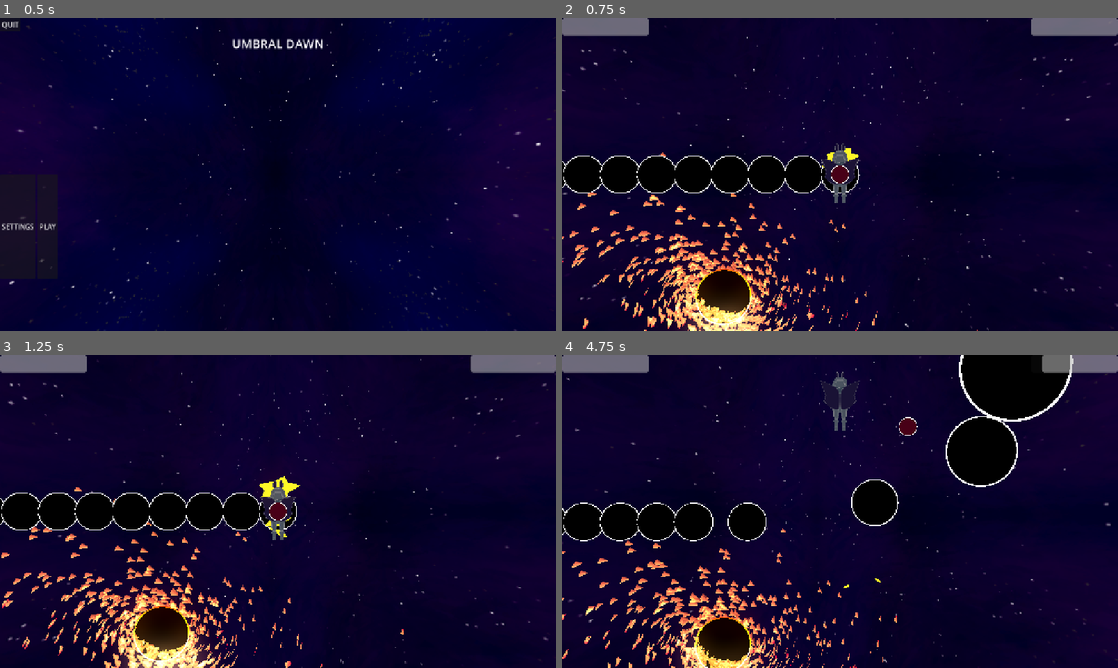
Above: before the commit, frames 1-4 (two rows, left to right).
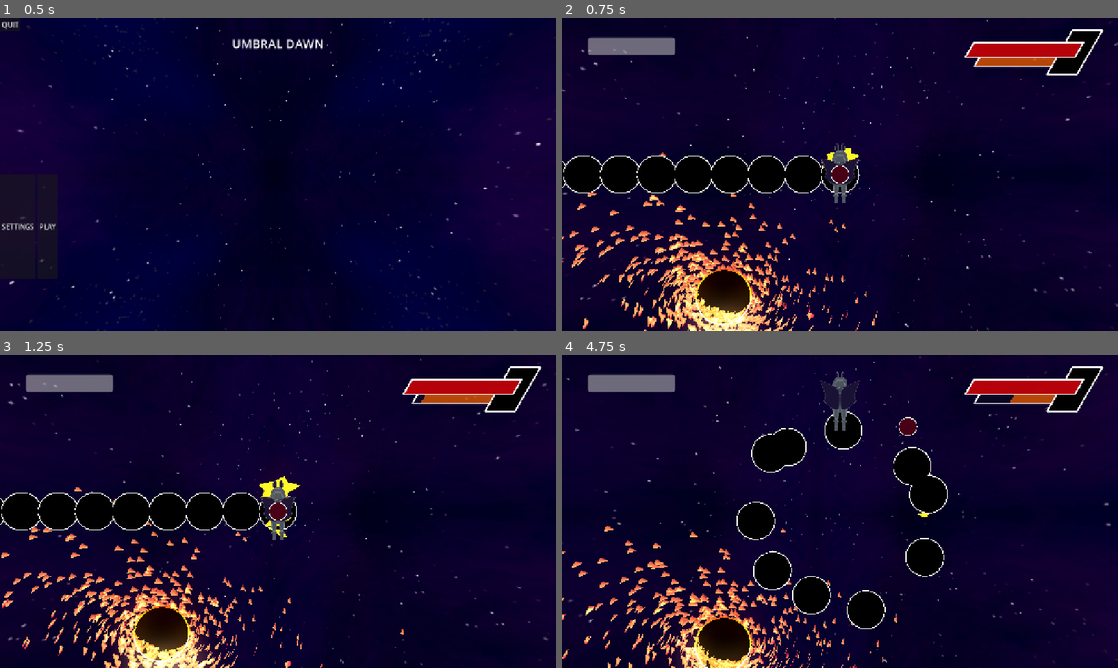
Above: after the commit, the same moments.

Repository: thomaskareka/csce552-3d
Game: Godot game, scene res://scenes/MainMenu.tscn
Two runs of this game, one before a commit and one after it. Both use one fixed random seed, a clock stepped at 60 frames per second and the inputs below.
Inputs (mouse positions are in pixels of both pictures, inside the frame that each line leads up to):
- Up to frame 1 (0.5 s): no input
- Up to frame 2 (0.75 s): click "PLAY" at 0.5 s
- Up to frame 3 (1.25 s): no input
- Up to frame 4 (4.75 s): move the mouse to (867, 511) at 1.27 s; press the mouse at (867, 511) at 1.28 s; hold W (move_up) from 1.28 s (still down); move the mouse to (812, 511) at 2.02 s; release the mouse at (812, 511) at 2.03 s; right-click (812, 511) at 2.1 s; move the mouse to (851, 505) at 2.77 s; press the mouse at (851, 505) at 2.78 s; move the mouse to (834, 517) at 3.52 s; release the mouse at (834, 517) at 3.53 s; right-click (834, 517) at 3.6 s; move the mouse to (878, 514) at 4.27 s; press the mouse at (878, 514) at 4.28 s

Frame 1 is identical in both runs. In frame 2, 4.7% of the frame differs, in the area x 0-100%, y 0-19%; in frame 3, 4.7%; in frame 4, 19%, in the area x 0-100%, y 0-88%.

Commit message:
boss health bar and proper phases

Diff:
--- a/components/ai/states/attacks/snake_path/path_follower.gd
+++ b/components/ai/states/attacks/snake_path/path_follower.gd
@@ -29,6 +29,8 @@
 func tick(delta: float) -> void:
 	move_head(delta)
 	update_followers(delta)
+
+	super.tick(delta)
 
 func move_head(delta: float) -> void:
 	var curve := path.curve
--- /dev/null
+++ b/components/gameplay/PhasedHealthSystem.tscn
@@ -0,0 +1,6 @@
+[gd_scene load_steps=2 format=3 uid="uid://dwu0p0p7l2dcy"]
+
+[ext_resource type="Script" uid="uid://ctwd6010krt0d" path="res://components/gameplay/phased_health_system.gd" id="1_vnbrh"]
+
+[node name="HealthSystem" type="Node" groups=["health_system"]]
+script = ExtResource("1_vnbrh")
--- a/components/gameplay/gameplay_gui_manager.gd
+++ b/components/gameplay/gameplay_gui_manager.gd
@@ -1,13 +1,14 @@
 extends Control
 class_name GameplayGUI
 
-@onready var player_hp_bar: ProgressBar = $HBoxContainer/PlayerHPBar
-@onready var boss_hp_bar: ProgressBar = $HBoxContainer/EnemyHPBar
+@onready var player_hp_bar: ProgressBar = $PlayerHPBar
+@onready var boss_hp_bar: PhasedHealthBar = $PhasedHealthBar
 
-func change_hp_bar(hp, max, type: HealthSystem.EntityType):
-	var target_bar = boss_hp_bar
-	if type == HealthSystem.EntityType.PLAYER:
-		target_bar = player_hp_bar
+func change_hp_bar(hp, max, type: HealthSystem.EntityType, phase: int = 0):
+	if type == HealthSystem.EntityType.BOSS:
+		boss_hp_bar.change_hp_bar(hp, max, phase)
+		return
 
+	var target_bar = player_hp_bar
 	target_bar.max_value = max
 	target_bar.value = hp
--- a/components/gameplay/health_system.gd
+++ b/components/gameplay/health_system.gd
@@ -10,7 +10,7 @@
 
 var current_health := max_health
 
-signal health_changed(current: int, max: int, type: EntityType)
+signal health_changed(current: int, max: int, type: EntityType, phase: int)
 signal died(type: EntityType)
 
 func _ready() -> void:
--- /dev/null
+++ b/components/gameplay/phased_health_system.gd
@@ -0,0 +1,21 @@
+extends HealthSystem
+class_name PhasedHealthSystem
+
+@export var phase_count = 3;
+var current_phase = 1;
+
+
+func take_damage(amount: int):
+	current_health = max(current_health - amount, 0)
+
+	if current_health == 0:
+		current_phase += 1
+		current_health = max_health
+
+		if current_phase > phase_count:
+			died.emit(entity_type)
+
+		var boss: EnemyAI = get_parent()
+		boss.phase = current_phase
+
+	health_changed.emit(current_health, max_health, entity_type, current_phase)
--- /dev/null
+++ b/components/gui/PhasedHealthBar.tscn
@@ -0,0 +1,62 @@
+[gd_scene load_steps=8 format=3 uid="uid://bp2oex3c71egl"]
+
+[ext_resource type="Texture2D" uid="uid://dcaqil1iop6xy" path="res://assets/boss_healthbar.png" id="1_51l6s"]
+[ext_resource type="Script" uid="uid://d3uurx3wetx5f" path="res://components/gui/phased_health_bar.gd" id="1_ocrqa"]
+[ext_resource type="Material" uid="uid://cl1e426ibhtcw" path="res://components/gui/SkewedHealthBar.tres" id="2_51l6s"]
+[ext_resource type="Shader" uid="uid://bxo5qt2c2wwhc" path="res://components/gui/SkewedHealthBar.gdshader" id="2_ocrqa"]
+
+[sub_resource type="ShaderMaterial" id="ShaderMaterial_sqw7b"]
+shader = ExtResource("2_ocrqa")
+shader_parameter/skew_pixels = -45.0
+
+[sub_resource type="StyleBoxFlat" id="StyleBoxFlat_n7bng"]
+bg_color = Color(0.9843137, 0, 0, 0.7058824)
+corner_detail = 6
+
+[sub_resource type="StyleBoxFlat" id="StyleBoxFlat_51l6s"]
+bg_color = Color(0.9843137, 0.3764706, 0, 0.7058824)
+corner_detail = 6
+
+[node name="PhasedHealthBar" type="Control"]
+clip_contents = true
+layout_mode = 3
+anchors_preset = 15
+anchor_right = 1.0
+anchor_bottom = 1.0
+offset_right = -636.0
+offset_bottom = -502.0
+grow_horizontal = 2
+grow_vertical = 2
+scale = Vector2(0.5, 0.5)
+script = ExtResource("1_ocrqa")
+
+[node name="PhaseBar" type="ProgressBar" parent="."]
+material = SubResource("ShaderMaterial_sqw7b")
+layout_mode = 0
+offset_left = 26.0
+offset_top = 60.0
+offset_right = 528.0
+offset_bottom = 132.0
+theme_override_styles/fill = SubResource("StyleBoxFlat_n7bng")
+value = 100.0
+fill_mode = 1
+show_percentage = false
+
+[node name="HPBar" type="ProgressBar" parent="."]
+material = ExtResource("2_51l6s")
+layout_mode = 0
+offset_left = 59.0
+offset_top = 133.0
+offset_right = 410.0
+offset_bottom = 167.0
+theme_override_styles/fill = SubResource("StyleBoxFlat_51l6s")
+value = 100.0
+fill_mode = 1
+show_percentage = false
+
+[node name="TextureRect" type="TextureRect" parent="."]
+layout_mode = 0
+offset_right = 638.0
+offset_bottom = 213.0
+texture = ExtResource("1_51l6s")
+expand_mode = 2
--- /dev/null
+++ b/components/gui/SkewedHealthBar.gdshader
@@ -0,0 +1,8 @@
+shader_type canvas_item;
+render_mode blend_mix;
+
+uniform float skew_pixels = 40.0;
+
+void vertex() {
+	VERTEX.x += (UV.y - 0.5) * skew_pixels;
+}
--- /dev/null
+++ b/components/gui/SkewedHealthBar.tres
@@ -0,0 +1,7 @@
+[gd_resource type="ShaderMaterial" load_steps=2 format=3 uid="uid://cl1e426ibhtcw"]
+
+[ext_resource type="Shader" uid="uid://bxo5qt2c2wwhc" path="res://components/gui/SkewedHealthBar.gdshader" id="1_nisqc"]
+
+[resource]
+shader = ExtResource("1_nisqc")
+shader_parameter/skew_pixels = -20.0
--- /dev/null
+++ b/components/gui/phased_health_bar.gd
@@ -0,0 +1,16 @@
+extends Control
+class_name PhasedHealthBar
+@onready var hp_bar: ProgressBar = $HPBar
+@onready var phase_bar: ProgressBar = $PhaseBar
+
+var current_phase = 1;
+@export var max_phases = 3;
+
+func change_hp_bar(hp, max, phase):
+	hp_bar.max_value = max
+	hp_bar.value = hp
+
+	if phase > current_phase:
+		current_phase = phase
+		phase_bar.max_value = max_phases
+		phase_bar.value = max_phases + 1 - current_phase
--- a/components/scene_managers/gameplay_manager.gd
+++ b/components/scene_managers/gameplay_manager.gd
@@ -67,9 +67,9 @@
 	boss.set_self_bounds(boss_bounds)
 	boss.camera = camera
 
-func _on_entity_hp_changed(current: int, max: int, type: HealthSystem.EntityType):
+func _on_entity_hp_changed(current: int, max: int, type: HealthSystem.EntityType, phase: int = 0):
 	if not (type == HealthSystem.EntityType.ENEMY):
-		gameplay_gui.change_hp_bar(current, max, type)
+		gameplay_gui.change_hp_bar(current, max, type, phase)
 
 func _on_entity_died(type: HealthSystem.EntityType):
 	if type == HealthSystem.EntityType.BOSS:
--- a/objects/boss01/Boss01.tscn
+++ b/objects/boss01/Boss01.tscn
@@ -1,7 +1,6 @@
 [gd_scene load_steps=25 format=3 uid="uid://bij33rgmt2n2h"]
 
 [ext_resource type="Script" uid="uid://bl3vojitachid" path="res://components/ai/blob_ai.gd" id="1_hgrkj"]
-[ext_resource type="PackedScene" uid="uid://1hoyngcpgbsi" path="res://components/gameplay/HealthSystem.tscn" id="2_0t087"]
 [ext_resource type="PackedScene" uid="uid://f7uiqvdwatqk" path="res://components/ai/StateMachine.tscn" id="2_nnc8w"]
 [ext_resource type="Script" uid="uid://be4t8sbipsmoi" path="res://components/ai/state_requirement.gd" id="2_ntavk"]
 [ext_resource type="PackedScene" uid="uid://xvs1lencgiw4" path="res://components/ai/states/blobs/CircleIdle.tscn" id="3_nnc8w"]
@@ -14,6 +13,7 @@
 [ext_resource type="PackedScene" uid="uid://dfdetqwvenpal" path="res://components/ai/states/attacks/dvd/DVDBounce.tscn" id="10_tv0l8"]
 [ext_resource type="PackedScene" uid="uid://15meo2v66wk2" path="res://components/ai/states/attacks/dvd/DVDBounceHard.tscn" id="11_tv0l8"]
 [ext_resource type="PackedScene" uid="uid://wngbkq4cc163" path="res://components/ai/states/attacks/snake_path/SnakePath.tscn" id="12_457ov"]
+[ext_resource type="PackedScene" uid="uid://dwu0p0p7l2dcy" path="res://components/gameplay/PhasedHealthSystem.tscn" id="13_457ov"]
 
 [sub_resource type="Resource" id="Resource_457ov"]
 script = ExtResource("2_ntavk")
@@ -24,36 +24,47 @@
 [sub_resource type="Resource" id="Resource_kj51s"]
 script = ExtResource("2_ntavk")
 scene = ExtResource("10_tv0l8")
-max_phase = 3
+max_phase = 2
 metadata/_custom_type_script = "uid://be4t8sbipsmoi"
 
 [sub_resource type="Resource" id="Resource_socd8"]
 script = ExtResource("2_ntavk")
 scene = ExtResource("11_tv0l8")
+min_phase = 2
 max_phase = 3
 metadata/_custom_type_script = "uid://be4t8sbipsmoi"
 
 [sub_resource type="Resource" id="Resource_ay7u0"]
 script = ExtResource("2_ntavk")
 scene = ExtResource("6_5gcq7")
-max_phase = 3
+max_phase = 1
 metadata/_custom_type_script = "uid://be4t8sbipsmoi"
 
 [sub_resource type="Resource" id="Resource_xo1di"]
 script = ExtResource("2_ntavk")
 scene = ExtResource("7_0dtui")
+min_phase = 2
 max_phase = 3
 metadata/_custom_type_script = "uid://be4t8sbipsmoi"
 
 [sub_resource type="Resource" id="Resource_0t087"]
 script = ExtResource("2_ntavk")
 scene = ExtResource("9_6onux")
+min_phase = 2
 max_phase = 3
 metadata/_custom_type_script = "uid://be4t8sbipsmoi"
 
 [sub_resource type="Resource" id="Resource_tv0l8"]
 script = ExtResource("2_ntavk")
 scene = ExtResource("4_qnv2c")
+min_phase = 2
+max_phase = 3
+metadata/_custom_type_script = "uid://be4t8sbipsmoi"
+
+[sub_resource type="Resource" id="Resource_2nllq"]
+script = ExtResource("2_ntavk")
+scene = ExtResource("12_457ov")
+min_phase = 3
 max_phase = 3
 metadata/_custom_type_script = "uid://be4t8sbipsmoi"
 
@@ -66,12 +77,6 @@
 [sub_resource type="Resource" id="Resource_6onux"]
 script = ExtResource("2_ntavk")
 scene = ExtResource("8_ntavk")
-max_phase = 3
-metadata/_custom_type_script = "uid://be4t8sbipsmoi"
-
-[sub_resource type="Resource" id="Resource_2nllq"]
-script = ExtResource("2_ntavk")
-scene = ExtResource("12_457ov")
 max_phase = 3
 metadata/_custom_type_script = "uid://be4t8sbipsmoi"
 
@@ -90,10 +95,9 @@
 "i_circle": SubResource("Resource_ntavk"),
 "i_circle_fast": SubResource("Resource_6onux")
 })
-start_state = "a_snake_path"
+start_state = "i_circle"
 
-[node name="HealthSystem" parent="." instance=ExtResource("2_0t087")]
-max_health = 500
+[node name="HealthSystem" parent="." instance=ExtResource("13_457ov")]
 entity_type = 1
 
 [node name="StateMachine" parent="." instance=ExtResource("2_nnc8w")]
--- a/scenes/Gameplay.tscn
+++ b/scenes/Gameplay.tscn
@@ -1,9 +1,10 @@
-[gd_scene load_steps=9 format=3 uid="uid://yhh26tl28cen"]
+[gd_scene load_steps=10 format=3 uid="uid://yhh26tl28cen"]
 
 [ext_resource type="PackedScene" uid="uid://dyafskg3ggf6v" path="res://objects/Environment.tscn" id="1_5sdaa"]
 [ext_resource type="Script" uid="uid://dbqgo16rb0puw" path="res://components/scene_managers/gameplay_manager.gd" id="1_a8mty"]
 [ext_resource type="PackedScene" uid="uid://dgi3541b0t7ph" path="res://objects/GameCamera.tscn" id="2_a8mty"]
 [ext_resource type="PackedScene" uid="uid://yweftwdkos12" path="res://scenes/PauseScreen.tscn" id="2_xbw1n"]
+[ext_resource type="PackedScene" uid="uid://bp2oex3c71egl" path="res://components/gui/PhasedHealthBar.tscn" id="3_hsn8a"]
 [ext_resource type="PackedScene" uid="uid://bdpifgyevjjc5" path="res://objects/Player.tscn" id="3_jfxgp"]
 [ext_resource type="Script" uid="uid://dbw7pnpc5lwuj" path="res://components/gameplay/gameplay_gui_manager.gd" id="5_jfxgp"]
 [ext_resource type="PackedScene" uid="uid://clyer6k1tm78d" path="res://components/gameplay/EntityTracker.tscn" id="6_4rwr5"]
@@ -19,28 +20,22 @@
 offset_bottom = 720.0
 script = ExtResource("5_jfxgp")
 
-[node name="HBoxContainer" type="HBoxContainer" parent="GameplayGUI"]
-custom_minimum_size = Vector2(1280, 720)
+[node name="PlayerHPBar" type="ProgressBar" parent="GameplayGUI"]
+custom_minimum_size = Vector2(200, 40)
 layout_mode = 0
-offset_right = 40.0
-offset_bottom = 40.0
-
-[node name="PlayerHPBar" type="ProgressBar" parent="GameplayGUI/HBoxContainer"]
-custom_minimum_size = Vector2(200, 40)
-layout_mode = 2
+offset_left = 60.0
+offset_top = 45.0
+offset_right = 260.0
+offset_bottom = 85.0
 value = 100.0
 show_percentage = false
 
-[node name="Spacer" type="Control" parent="GameplayGUI/HBoxContainer"]
-layout_mode = 2
-size_flags_horizontal = 3
-
-[node name="EnemyHPBar" type="ProgressBar" parent="GameplayGUI/HBoxContainer"]
-custom_minimum_size = Vector2(200, 40)
-layout_mode = 2
-value = 100.0
-fill_mode = 1
-show_percentage = false
+[node name="PhasedHealthBar" parent="GameplayGUI" instance=ExtResource("3_hsn8a")]
+layout_mode = 1
+offset_left = 927.0
+offset_top = 26.0
+offset_right = 291.0
+offset_bottom = -476.0
 
 [node name="WorldEnvironment" parent="." instance=ExtResource("1_5sdaa")]
 
Binary file added: assets/boss_healthbar.png
Not shown, added: assets/boss_healthbar.png.import
Not shown, added: components/gameplay/phased_health_system.gd.uid
Not shown, added: components/gui/SkewedHealthBar.gdshader.uid
Not shown, added: components/gui/phased_health_bar.gd.uid
